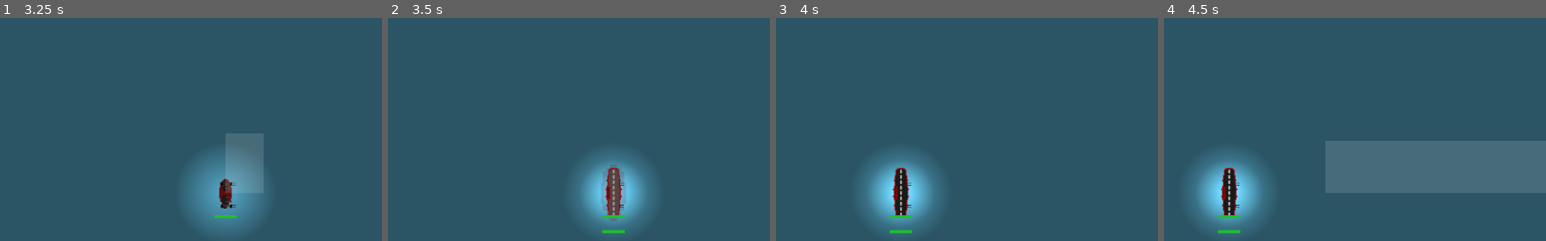
Above: before the commit, frames 1-4 (left to right).
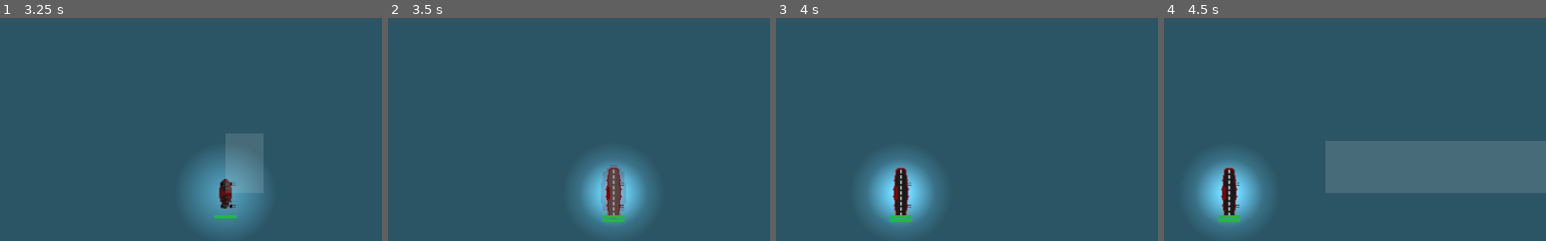
Above: after the commit, the same moments.

Repository: peter-shaw-benson/naval-game
Game: Godot game, scene res://gui/MainMenu.tscn
Two runs of this game, one before a commit and one after it. Both use one fixed random seed, a clock stepped at 60 frames per second and the inputs below.
Inputs (mouse positions are % of the whole screen's width and height, from its top left):
- Up to frame 1 (3.25 s): click "Start Game" at 0.5 s; click "Start Game" at 1.25 s; tap Enter at 2 s; drag from (10, 29) to (50, 57) at 2.02 s; drag from (50, 57) to (45, 70) at 2.77 s
- Up to frame 2 (3.5 s): no input
- Up to frame 3 (4 s): move the mouse to (45, 70) at 3.52 s; hold Right (ui_right) from 3.53 s (still down); hold C (fighter) from 3.53 s (still down); click (45, 70) at 3.67 s; tap A (shoot) at 3.8 s
- Up to frame 4 (4.5 s): release Right (ui_right) at 4.25 s; release C (fighter) at 4.25 s; drag from (45, 70) to (20, 35) at 4.27 s
The pictures show only the part of the screen within x 16-66%, y 31-81%; the shares and areas given below are measured in that part.

Frame 1 is identical in both runs. In frame 2, 0.2% of the frame differs, in the area x 56-62%, y 90-97%; in frame 3, 0.2%; in frame 4, 0.2%.

Commit message:
added command-number for selection groups

Diff:
--- a/Game Map/Map 2.gd
+++ b/Game Map/Map 2.gd
@@ -35,6 +35,20 @@
 
 var selected = []
 
+var selection_groups = {
+	1: [],
+	2: [],
+	3: [],
+	4: [],
+	5: [],
+	6: [],
+	7: [],
+	8: [],
+	9: [],
+	10: []
+}
+
+var creating_new_group = false
 
 ## MAP VARS:
 export var map_size = Vector2(1024, 720)
@@ -249,6 +263,37 @@
 		else:
 			unpause()
 
+	# Selection Groups
+	if Input.is_action_pressed("command"):
+		creating_new_group = true
+
+	elif Input.is_action_just_released("command"):
+		creating_new_group = false
+
+	if event is InputEventKey and event.pressed:
+		var number_key = keypress_to_numeric(event)
+
+		if number_key > 0:
+			if creating_new_group:
+				selection_groups[number_key] = [] + selected
+				#print(selection_groups)
+			else:
+				#print(number_key)
+				#print(selection_groups[number_key])
+				for s in selection_groups[number_key]:
+					#print("selecting ship at index ", number_key)
+					s.select()
+
+func keypress_to_numeric(event):
+
+	var final_event_index = event.scancode - 48
+
+	if final_event_index > 0 and final_event_index < 10:
+		return final_event_index
+	elif final_event_index == 0:
+		return 10
+	else:
+		return -1
 
 func update():
 	pass
@@ -417,7 +462,20 @@
 func add_ship_to_selected(ship: CombatUnit):
 
 	get_node("CanvasLayer/SelectionBox").add_ship(ship)
+	selected.append(ship)
 
 func remove_ship_from_selected(ship: CombatUnit):
 
 	get_node("CanvasLayer/SelectionBox").remove_ship(ship)
+
+	#print(self.selected)
+	var ship_index = 0
+
+	ship_index = selected.find(ship)
+
+	# this line here is not good at all lmao
+	self.selected.remove(ship_index)
+	#print(self.selected)
+
+
+## Selection Groups
--- a/GameState.gd
+++ b/GameState.gd
@@ -49,6 +49,7 @@
 
 var light_detector_scale = 0.005
 
+
 func _ready():
 	# Global variables
 	combatPace = game_vars["combatPace"]
--- a/Ships2/CombatUnit.gd
+++ b/Ships2/CombatUnit.gd
@@ -11,6 +11,7 @@
 
 var healthbar
 var healthbar_offset = Vector2(-15, 30)
+var healthbar_offset_scaling_factor = 0.1
 
 # turret type
 var turrets = []
@@ -463,7 +464,14 @@
 func update_healthbar():
 	if self.is_in_group("visible_to_" + str(GameState.get_playerFaction())):
 		healthbar.visible = true
+#
+#		# dynamic healthbar offset
+#		var scaled_rotation = abs((int(self.rotation_degrees) % 180) - 90)
+#		var base_offset = Vector2(-15, 30)
+#		healthbar_offset = base_offset - Vector2(0, healthbar_offset_scaling_factor * scaled_rotation)
+#
 		healthbar.set_global_position(self.global_position + healthbar_offset)
+
 		healthbar.set_rotation(0)
 	else:
 		healthbar.visible = false
--- a/Ships2/Plane Launchers/Carrier.gd
+++ b/Ships2/Plane Launchers/Carrier.gd
@@ -67,7 +67,7 @@
 	get_node("FighterPatrolCircle").scale = Vector2(0.8, 0.8)
 
 	# setup healthbar
-	healthbar_offset = Vector2(-15, 50)
+	healthbar_offset = Vector2(-15, 35)
 
 func handle_right_click(placement):
 	#print("handling right click")
--- a/project.godot
+++ b/project.godot
@@ -315,6 +315,11 @@
 , Object(InputEventKey,"resource_local_to_scene":false,"resource_name":"","device":0,"alt":false,"shift":false,"control":false,"meta":false,"command":false,"pressed":false,"scancode":0,"physical_scancode":45,"unicode":0,"echo":false,"script":null)
  ]
 }
+command={
+"deadzone": 0.5,
+"events": [ Object(InputEventKey,"resource_local_to_scene":false,"resource_name":"","device":0,"alt":false,"shift":false,"control":false,"meta":false,"command":false,"pressed":false,"scancode":0,"physical_scancode":16777239,"unicode":0,"echo":false,"script":null)
+ ]
+}
 
 [layer_names]
 
